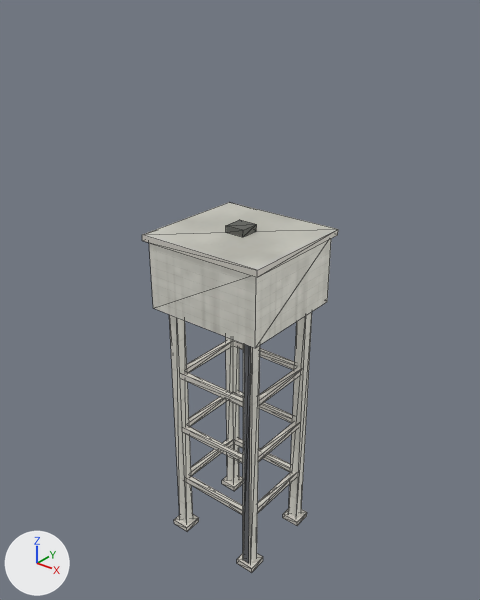
What one commit did to the glTF model public/models/buildings/water-tank.glb.
The view is the same before and after, from a 50 mm camera at (21.7, -27.2, 33.6) aimed at (-0.3, 0.3, 16.6). Arrows for +X, +Y and +Z are at lower left; the lights stay in place. The picture after the commit comes second. Mesh edges are drawn as thin lines. Where no turn or scale is listed for an object, it has been applied to the vertices. Vertices at exactly the same position are counted once.

Names of what the first picture shows: 'Water Tank'.
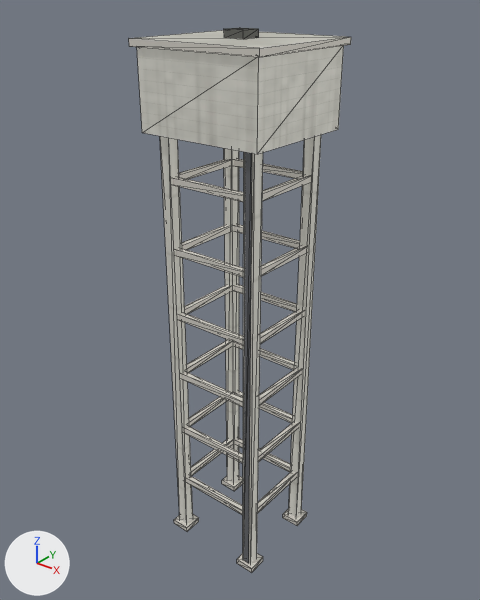
Where the newer file only moved an object's origin or applied its transform, the numbers keep the older frame.

Pixel boxes [x1, y1, x2, y2] of what changed, in the pictures (480 x 600 px; the box of a moved part takes in the faces that stretch with it):
'Water Tank', reshaped (13% wider, 47% taller)
    before: [142, 202, 338, 573]
    after: [129, 28, 351, 573]
part 1 of me_water_tank, added
    after: [234, 224, 300, 248]
part 2 of me_water_tank, added
    after: [176, 248, 244, 278]
part 3 of me_water_tank, added
    after: [182, 225, 231, 250]
part 4 of me_water_tank, added
    after: [261, 245, 307, 276]
part 5 of me_water_tank, added
    after: [234, 159, 303, 178]
part 6 of me_water_tank, added
    after: [173, 177, 244, 202]
part 7 of me_water_tank, added
    after: [179, 159, 230, 179]
part 8 of me_water_tank, added
    after: [262, 175, 311, 201]
part 9 of me_water_tank, added
    after: [137, 45, 344, 154]
part 10 of me_water_tank, added
    after: [129, 30, 351, 57]
part 11 of me_water_tank, added
    after: [224, 28, 259, 39]
part 12 of me_water_tank, moved or reshaped
    before: [169, 220, 338, 563]
    after: [160, 135, 321, 563]
part 13 of me_water_tank, surface changed
    before: [142, 202, 337, 348]
    after: [179, 286, 297, 339]
part 14 of me_water_tank, recoloured
    before: [142, 202, 337, 348]
    after: [179, 286, 297, 345]

The change, as a list of edits to the scene's bpy script:
```text
Change me_water_tank:
    used by ob_water_tank; location = (0.0, 0.0, 10.7)
    remove me_water_tank.from_pydata(...)  # 188 vertices, 202 faces; spans x -3.9..3.9, y -3.7..3.7, z -10.7..10.7
    add me_water_tank.from_pydata(...)  # 284 vertices, 298 faces; spans x -3.9..3.9, y -3.7..3.7, z -10.7..20.7
    me_water_tank part 1: the loose piece of 8 vertices spanning x -2.7..2.7, y 2.4..2.7, z 1.1..1.5 is copied, and the copy is moved by (0.0, 0.0, 8.0); it spans x -2.7..2.7, y 2.4..2.7, z 9.1..9.5
    me_water_tank part 2: the loose piece of 8 vertices spanning x -2.7..2.7, y -2.7..-2.4, z 1.1..1.5 is copied, and the copy is moved by (0.0, 0.0, 8.0); it spans x -2.7..2.7, y -2.7..-2.4, z 9.1..9.5
    me_water_tank part 3: the loose piece of 8 vertices spanning x -2.9..-2.6, y -2.5..2.5, z 1.1..1.5 is copied, and the copy is moved by (0.0, 0.0, 8.0); it spans x -2.9..-2.6, y -2.5..2.5, z 9.1..9.5
    me_water_tank part 4: the loose piece of 8 vertices spanning x 2.6..2.9, y -2.5..2.5, z 1.1..1.5 is copied, and the copy is moved by (0.0, 0.0, 8.0); it spans x 2.6..2.9, y -2.5..2.5, z 9.1..9.5
    me_water_tank part 5: the loose piece of 8 vertices spanning x -2.7..2.7, y 2.4..2.7, z 1.1..1.5 is copied, and the copy is moved by (0.0, 0.0, 12.0); it spans x -2.7..2.7, y 2.4..2.7, z 13.1..13.5
    me_water_tank part 6: the loose piece of 8 vertices spanning x -2.7..2.7, y -2.7..-2.4, z 1.1..1.5 is copied, and the copy is moved by (0.0, 0.0, 12.0); it spans x -2.7..2.7, y -2.7..-2.4, z 13.1..13.5
    me_water_tank part 7: the loose piece of 8 vertices spanning x -2.9..-2.6, y -2.5..2.5, z 1.1..1.5 is copied, and the copy is moved by (0.0, 0.0, 12.0); it spans x -2.9..-2.6, y -2.5..2.5, z 13.1..13.5
    me_water_tank part 8: the loose piece of 8 vertices spanning x 2.6..2.9, y -2.5..2.5, z 1.1..1.5 is copied, and the copy is moved by (0.0, 0.0, 12.0); it spans x 2.6..2.9, y -2.5..2.5, z 13.1..13.5
    me_water_tank part 9: the loose piece of 8 vertices spanning x -3.7..3.7, y -3.5..3.5, z 5.8..10.0 is copied, and the copy is moved by (0.0, 0.0, 10.0); it spans x -3.7..3.7, y -3.5..3.5, z 15.8..20.0
    me_water_tank part 10: a new loose piece, a box spanning x -3.95..3.95, y -3.73..3.73, z 19.95..20.3, in mat_water_tank_facade
    me_water_tank part 11: the loose piece of 8 vertices spanning x -0.6..0.6, y -0.6..0.6, z 10.3..10.7 is copied, and the copy is moved by (0.0, 0.0, 10.0); it spans x -0.6..0.6, y -0.6..0.6, z 20.3..20.7
    me_water_tank part 12
    16 vertices are removed from x -3.1..3.1, y -2.9..2.9, z 5.8
    48 faces are deleted
    26 vertices move from x -3.9..3.9, y -3.7..3.7, z 5.8..10.7 to x -2.9..2.9, y -2.7..2.7, z 5.1..5.5
    8 vertices are added at x 2.5..2.9, y -2.9..2.5, z 5.1..20.0
    16 new vertices lie (0.0, 0.0, 26.5) away from vertices in x -3.1..3.1, y -2.9..2.9, z -10.7
    48 new faces join them
    me_water_tank part 13: 12 kept faces spanning x -2.9..2.7, y -2.7..2.7, z 5.1..5.5 get new texture (UV) coordinates
    me_water_tank part 14: 18 kept faces spanning x -2.9..2.7, y -2.7..2.7, z 5.1..5.5 get new vertex colours; the middle colour goes from grey #b5b5b5 to grey #aeaeae
```
